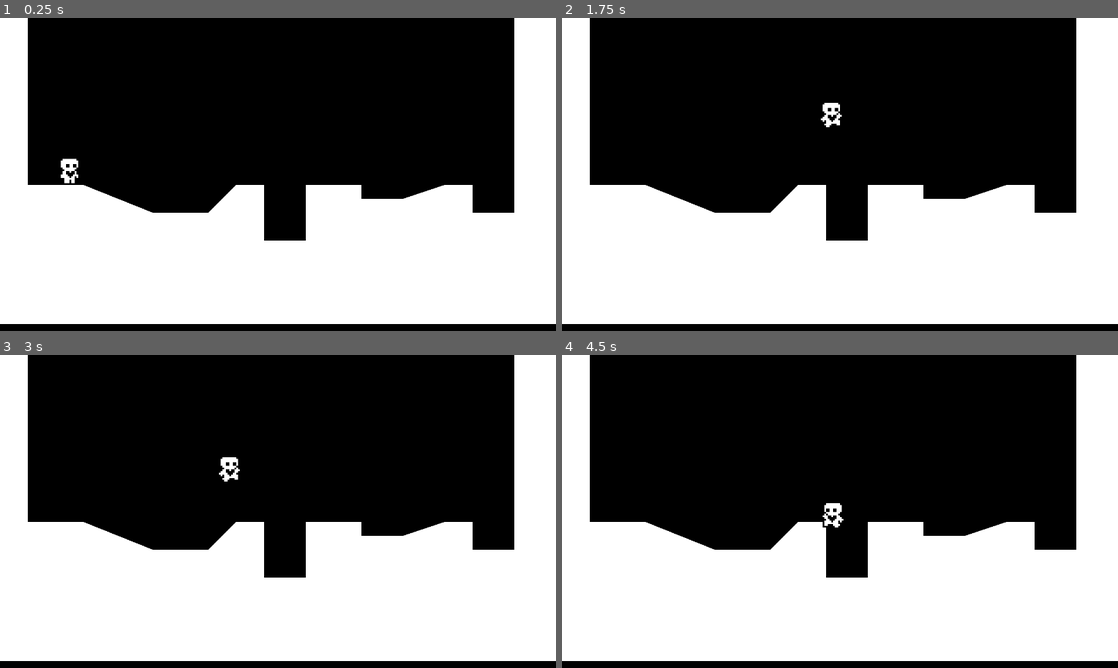
Above: before the commit, frames 1-4 (two rows, left to right).
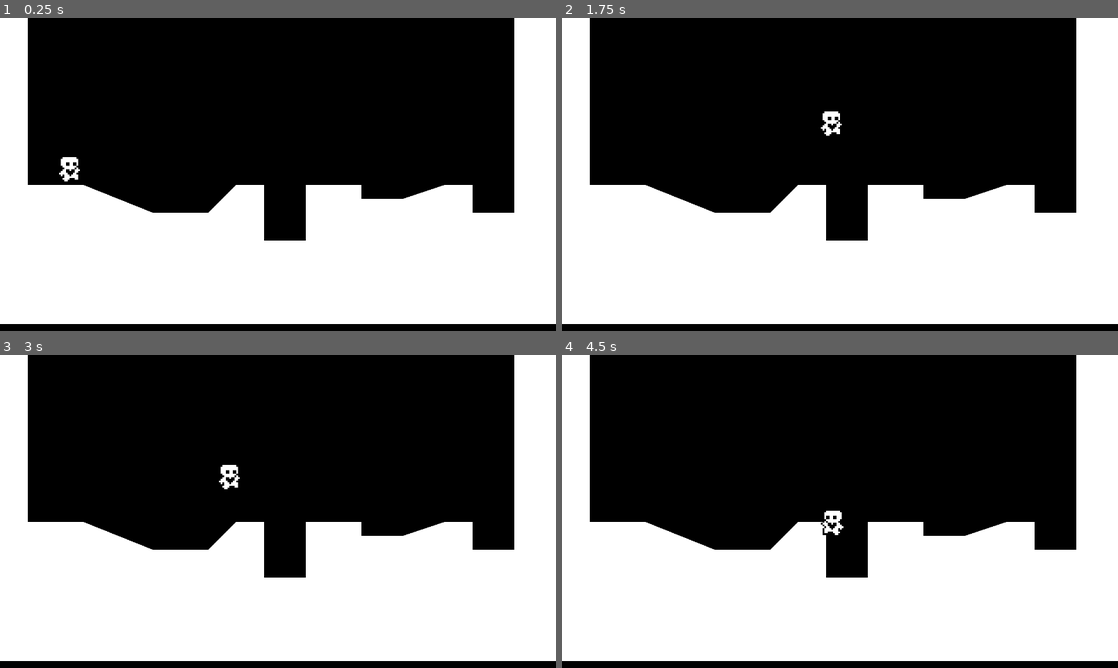
Above: after the commit, the same moments.

Repository: loChris/heart-platformer
Game: Godot game, scene res://world.tscn
Same seed, same stepped clock (60 frames per second), same inputs: the game is played once before the commit and once after it.
Inputs:
- Up to frame 1 (0.25 s): no input
- Up to frame 2 (1.75 s): tap Enter (ui_accept) at 0.5, 0.6, 0.77, 1.07, 1.35, 1.52 s; hold D (right) from 0.53 s (still down)
- Up to frame 3 (3 s): tap Enter (ui_accept) at 1.82, 2.1, 2.85 s; release D (right) at 2.03 s; hold A (left) 2.03-2.78 s; hold D (right) from 2.78 s (still down)
- Up to frame 4 (4.5 s): tap Enter (ui_accept) at 3.02, 3.32, 3.6, 3.77, 4.07, 4.35 s; release D (right) at 4.28 s; hold A (left) from 4.28 s (still down)

The runs differ from the first frame. In frame 1, 0.1% of the frame differs, in the area x 10-15%, y 44-53%; in frame 2, 0.2%; in frame 3, 0.2%; in frame 4, 0.2%, in the area x 46-51%, y 47-58%.

Commit message:
added default movement resource(and faster for testing), cleaned up the player code a bit, and adding typing

Diff:
--- /dev/null
+++ b/DefaultMovementData.tres
@@ -0,0 +1,13 @@
+[gd_resource type="Resource" script_class="PlayerMovementData" load_steps=2 format=3 uid="uid://djhu2wfmb1vaa"]
+
+[ext_resource type="Script" uid="uid://wxvnngg8lufi" path="res://PlayerMovementData.gd" id="1_arto2"]
+
+[resource]
+script = ExtResource("1_arto2")
+acceleration = 1000
+friction = 1000
+speed = 100.0
+jump_velocity = -250.0
+gravity_scale = 0.8
+air_resistance = 1.0
+metadata/_custom_type_script = "uid://wxvnngg8lufi"
--- /dev/null
+++ b/FasterMovementData.tres
@@ -0,0 +1,11 @@
+[gd_resource type="Resource" script_class="PlayerMovementData" load_steps=2 format=3 uid="uid://dhp8s8fwow3rl"]
+
+[ext_resource type="Script" uid="uid://wxvnngg8lufi" path="res://PlayerMovementData.gd" id="1_ju74f"]
+
+[resource]
+script = ExtResource("1_ju74f")
+acceleration = 1500
+friction = 1000
+speed = 200.0
+jump_velocity = -350.0
+metadata/_custom_type_script = "uid://wxvnngg8lufi"
--- /dev/null
+++ b/PlayerMovementData.gd
@@ -0,0 +1,9 @@
+class_name PlayerMovementData
+extends Resource
+
+@export var acceleration: int = 1000
+@export var friction: int = 1000
+@export var speed: float = 100.0
+@export var jump_velocity: float = -250.0
+@export var gravity_scale: float = 0.8
+@export var air_resistance: float = 1.0
--- a/player.gd
+++ b/player.gd
@@ -1,50 +1,59 @@
 extends CharacterBody2D
 
-const ACCELERATION = 1000
-const FRICTION = 1000
-const SPEED = 100.0
-const JUMP_VELOCITY = -300.0
+@export var movement_data: PlayerMovementData
 
-var gravity = ProjectSettings.get_setting("physics/2d/default_gravity")
-var has_jumped = false
+var gravity: float = ProjectSettings.get_setting("physics/2d/default_gravity")
+var has_jumped: bool = false
 
 @onready var animated_sprite_2d: AnimatedSprite2D = $AnimatedSprite2D
 @onready var coyote_jump_timer: Timer = $CoyoteJumpTimer
 
 func _physics_process(delta: float) -> void:
-	# handle gravity
-	if not is_on_floor():
-		velocity.y += gravity * delta
+	var direction: float = Input.get_axis("left", "right")
 
- # handle jump
-	if is_on_floor() or coyote_jump_timer.time_left > 0.0 and not has_jumped:
-		if Input.is_action_just_pressed("ui_accept"):
-			velocity.y = JUMP_VELOCITY
-			has_jumped = true
-	if not is_on_floor():
-		if Input.is_action_just_released("ui_accept") and velocity.y < JUMP_VELOCITY / 2:
-			velocity.y = JUMP_VELOCITY / 2
-
-	# handle lateral movement
-	var direction := Input.get_axis("left", "right")
-	if direction:
-		velocity.x = move_toward(velocity.x, SPEED * direction, ACCELERATION * delta)
-	else:
-		velocity.x = move_toward(velocity.x, 0, FRICTION * delta)
-
+	apply_gravity(delta)
+	handle_jump()
+	handle_acceleration(direction, delta)
+	handle_friction(direction, delta)
+	apply_air_resistance(direction, delta)
 	update_animations(direction)
 
 	# handle coyote jump
-	var was_on_floor = is_on_floor()
+	var was_on_floor: bool = is_on_floor()
 	move_and_slide()
-	var just_left_ledge = was_on_floor and not is_on_floor() and velocity.y >= 0
+	var just_left_ledge: bool = was_on_floor and not is_on_floor() and velocity.y >= 0
 	if just_left_ledge:
 		coyote_jump_timer.start()
 
 	if is_on_floor():
 		has_jumped = false
 
-func update_animations(input_axis):
+func apply_gravity(delta: float) -> void:
+	if not is_on_floor():
+		velocity.y += gravity * movement_data.gravity_scale * delta
+
+func handle_jump() -> void:
+	if is_on_floor() or coyote_jump_timer.time_left > 0.0 and not has_jumped:
+		if Input.is_action_just_pressed("ui_accept"):
+			velocity.y = movement_data.jump_velocity
+			has_jumped = true
+	if not is_on_floor():
+		if Input.is_action_just_released("ui_accept") and velocity.y < movement_data.jump_velocity / 2:
+			velocity.y = movement_data.jump_velocity / 2
+
+func handle_acceleration(direction: float, delta: float) -> void:
+	if direction != 0:
+		velocity.x = move_toward(velocity.x, movement_data.speed * direction, movement_data.acceleration * delta)
+
+func handle_friction(direction: float, delta: float) -> void:
+	if direction == 0 and is_on_floor():
+		velocity.x = move_toward(velocity.x, 0, movement_data.friction * delta)
+
+func apply_air_resistance(direction: float, delta: float) -> void:
+	if direction == 0 and not is_on_floor():
+		velocity.x = move_toward(velocity.x, 0, movement_data.air_resistance * delta)
+
+func update_animations(input_axis: float) -> void:
 	if input_axis != 0:
 		animated_sprite_2d.flip_h = input_axis < 0
 		animated_sprite_2d.play("run")
--- a/player.tscn
+++ b/player.tscn
@@ -1,6 +1,7 @@
-[gd_scene load_steps=13 format=3 uid="uid://2ofk1shokdcr"]
+[gd_scene load_steps=14 format=3 uid="uid://2ofk1shokdcr"]
 
 [ext_resource type="Script" uid="uid://cr4u7xrdtss4k" path="res://player.gd" id="1_onrkg"]
+[ext_resource type="Resource" uid="uid://djhu2wfmb1vaa" path="res://DefaultMovementData.tres" id="2_i3pqv"]
 [ext_resource type="Texture2D" uid="uid://ch50sy2ri7whn" path="res://player.png" id="2_onrkg"]
 
 [sub_resource type="RectangleShape2D" id="RectangleShape2D_onrkg"]
@@ -84,6 +85,7 @@
 floor_constant_speed = true
 floor_snap_length = 3.0
 script = ExtResource("1_onrkg")
+movement_data = ExtResource("2_i3pqv")
 
 [node name="CollisionShape2D" type="CollisionShape2D" parent="."]
 position = Vector2(0, -8)
Not shown, added: PlayerMovementData.gd.uid
